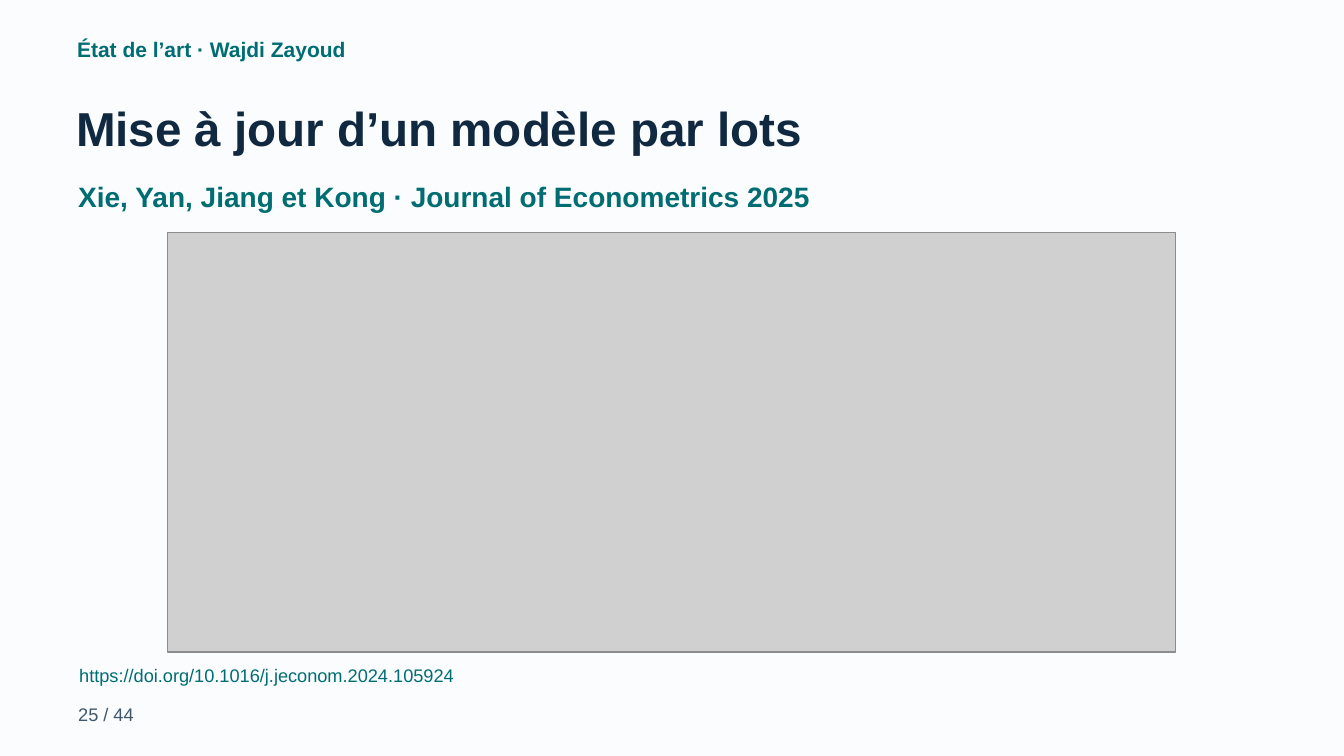
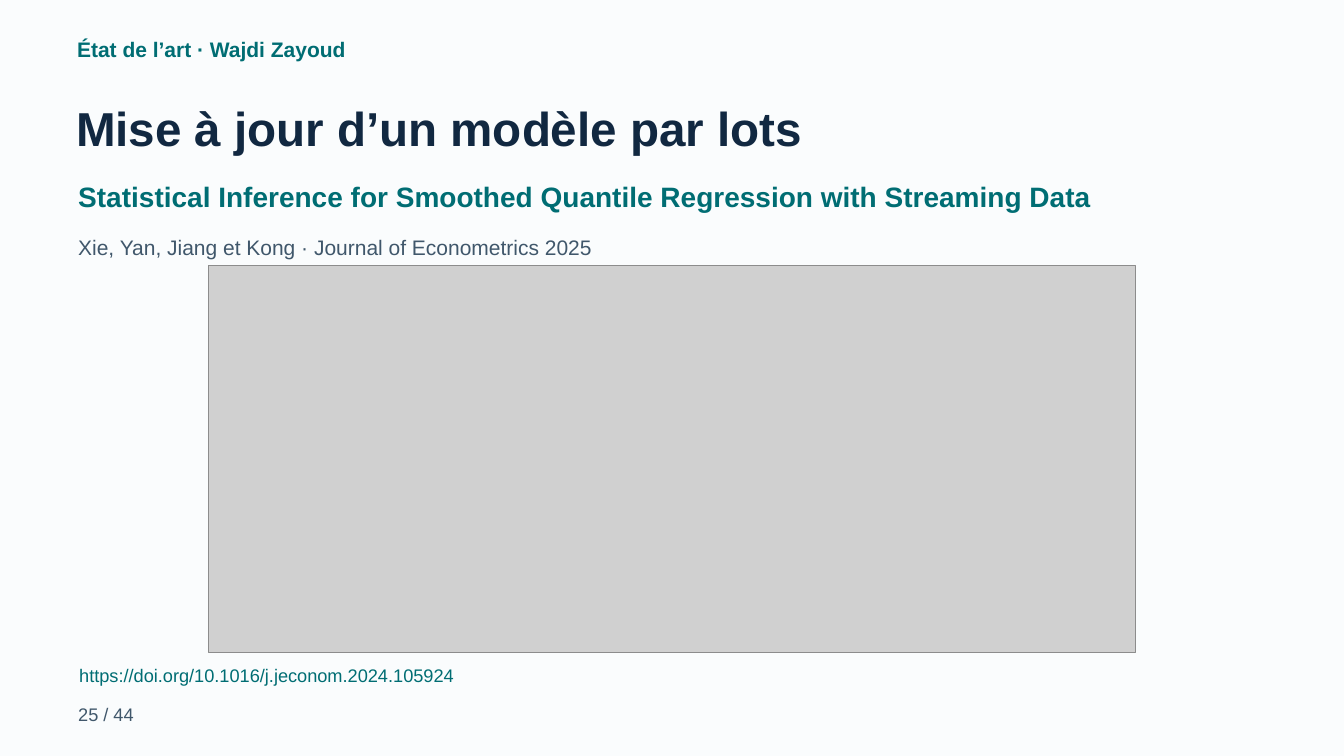
Before and after one commit to cherniyoussef-max/data-stream-mining-, a slide deck: slide 25 of presentation/Data_Stream_Mining_Final_Anime.pptx. Drawn at 1344x756 pixels with LibreOffice and Linux fonts; fonts in the diff are those of the drawing; grey boxes stand for pictures. Boxes give left, top, right and bottom in pixels: in the first picture for what was removed or moved away, otherwise in the second. Text is boxed around its words. In the diff, an @@ line names an element or a change of style, - is before the commit and + after.

```diff
--- a/presentation/Data_Stream_Mining_Final_Anime.pptx
+++ b/presentation/Data_Stream_Mining_Final_Anime.pptx
@@ text added at (x1=78, y1=186, x2=1090, y2=212), 20 pt, text #006D73, bold @@
+Statistical Inference for Smoothed Quantile Regression with Streaming Data
@@ text "Xie, Yan, Jiang et Kong ..." moved from (x1=78, y1=186, x2=809, y2=212) to (x1=78, y1=239, x2=592, y2=259) @@
@@ text "Xie, Yan, Jiang et Kong ..." at (x1=78, y1=239, x2=592, y2=259): size 20 to 15 pt, text colour #006D73 to #40576B, bold off @@
@@ picture resized from (x1=168, y1=232, x2=1177, y2=652) to (x1=209, y1=266, x2=1136, y2=652) @@
```
Also in this commit, not shown: 14 other slides changed, 34 other files.
